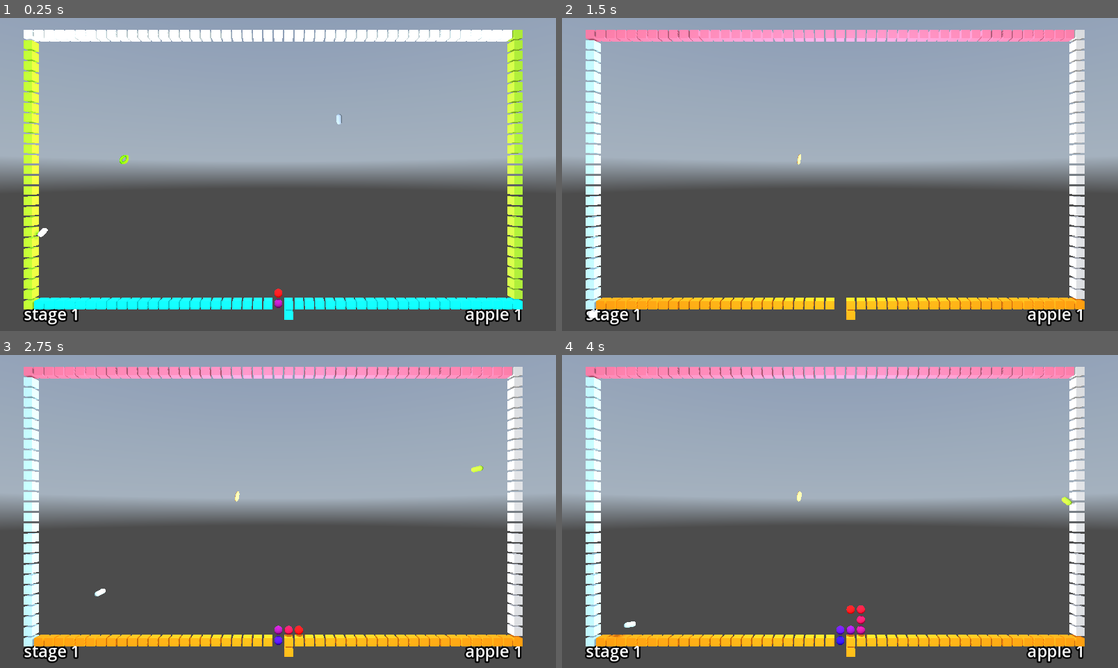
Above: before the commit, frames 1-4 (two rows, left to right).
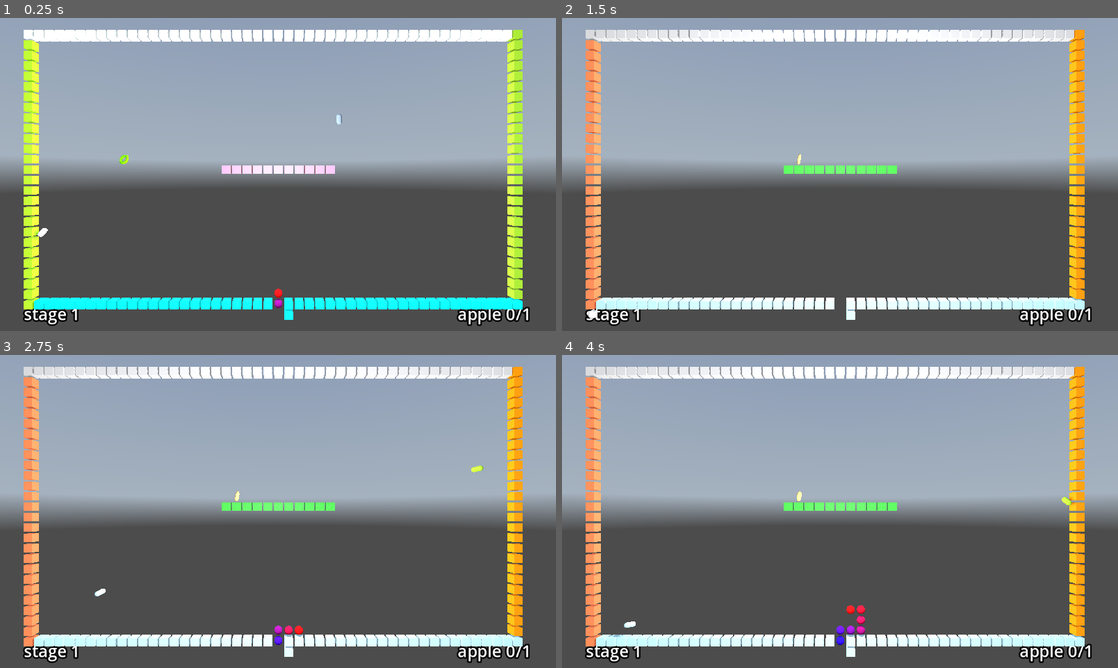
Above: after the commit, the same moments.

Repository: kasworld/gd4snakebyte3d
Game: Godot game, scene res://main.tscn
The game is run twice, just before and just after one commit, with the same random seed, the same clock (stepped at 60 frames per second) and the same inputs. A sky picture missing from this copy of the repository is replaced by a grey-blue gradient.
Inputs (mouse positions are in pixels of both pictures, inside the frame that each line leads up to):
- Up to frame 1 (0.25 s): no input
- Up to frame 2 (1.5 s): tap Enter at 0.5 s; move the mouse to (962, 158) at 0.52 s; hold Right 0.53-1.28 s; click (962, 158) at 0.67 s; move the mouse to (728, 190) at 1.27 s; hold Down from 1.28 s (still down)
- Up to frame 3 (2.75 s): move the mouse to (333, 442) at 2.02 s; release Down at 2.03 s; hold Right from 2.03 s (still down)
- Up to frame 4 (4 s): move the mouse to (812, 574) at 2.77 s; release Right at 2.78 s; hold Up 2.78-3.53 s; click (812, 574) at 2.92 s; move the mouse to (1006, 558) at 3.52 s; hold Left from 3.53 s (still down)

The runs differ from the first frame. In frame 1, 0.9% of the frame differs, in the area x 39-96%, y 47-99%; in frame 2, 11%; in frame 3, 11%, in the area x 4-96%, y 3-99%; in frame 4, 11%.

Commit message:
add StageWalls

Diff:
--- a/global/settings.gd
+++ b/global/settings.gd
@@ -11,21 +11,28 @@
 const AppleIncOnTimeOut := 3
 
 func vector2i_to_vector3(from :Vector2i) -> Vector3:
-	return Vector3(from.x,Settings.FieldHeight - from.y, 0)
+	return Vector3(from.x,FieldHeight - from.y, 0)
 
-const StartPos := Vector2i(Settings.FieldWidth/2, Settings.FieldHeight-1)
-const GoalPos := Vector2i(Settings.FieldWidth/2, 0)
+const StartPos := Vector2i(FieldWidth/2, FieldHeight-1)
+const GoalPos := Vector2i(FieldWidth/2, 0)
+
 var BounderyWalls = [
-	["hline", 0, Settings.FieldWidth-2, 0],
-	["vline", Settings.FieldWidth-1, 0, Settings.FieldHeight-2],
-	["hline", 1, Settings.FieldWidth-1, Settings.FieldHeight-1],
-	["vline", 0, 1, Settings.FieldHeight-1],
+	["hline", 0, FieldWidth-2, 0],
+	["vline", FieldWidth-1, 0, FieldHeight-2],
+	["hline", 1, FieldWidth-1, FieldHeight-1],
+	["vline", 0, 1, FieldHeight-1],
 ]
-var Stage1Walls = [
-	["hline", 5, Settings.FieldWidth/2-2, Settings.FieldHeight/2],
-	["hline", Settings.FieldWidth/2+2, Settings.FieldWidth-1-5, Settings.FieldHeight/2],
-	["vline", Settings.FieldWidth/2, 5, Settings.FieldHeight/2-2],
-	["vline", Settings.FieldWidth/2, Settings.FieldHeight/2+2, Settings.FieldHeight-1-5],
+var StageWalls = [
+	[],
+	[
+		["hline", FieldWidth/2-5, FieldWidth/2+5, FieldHeight/2],
+	],
+	[
+		["hline", 5, FieldWidth/2-2, FieldHeight/2],
+		["hline", FieldWidth/2+2, FieldWidth-1-5, FieldHeight/2],
+		["vline", FieldWidth/2, 5, FieldHeight/2-2],
+		["vline", FieldWidth/2, FieldHeight/2+2, FieldHeight-1-5],
+	],
 ]
 
 var LightColorList = NamedColorList.make_light_color_list()
--- a/main.gd
+++ b/main.gd
@@ -7,7 +7,7 @@
 	$Camera3D.position = Vector3(centerx, centery, Settings.FieldHeight)
 	$Camera3D.look_at(Vector3(centerx, centery, 0))
 	$OmniLight3D.position = Vector3(centerx, centery, Settings.FieldHeight/4)
-	$Stage.init(1, [])
+	$Stage.init(1, Settings.StageWalls[1])
 	$Stage.connect("stage_cleared", stage_cleared)
 
 func stage_cleared() -> void:
--- a/stage.gd
+++ b/stage.gd
@@ -30,6 +30,7 @@
 	$StageNumber.position.x = 2
 	$AppleNumber.position.x = Settings.FieldWidth - 3
 	$Timer.wait_time = Settings.FrameTime
+	apple_end_count = Settings.AppleCountPerStage
 	wall_script = w_script
 	new_snake()
 	return self
@@ -51,7 +52,7 @@
 		add_plum(i)
 	for i in 1:
 		add_apple()
-	apple_end_count = Settings.AppleCountPerStage
+	update_info_text	()
 	snake = snake_scene.instantiate()
 	add_child(snake)
 	snake.connect("eat_apple", snake_eat_apple)
@@ -64,12 +65,16 @@
 func snake_die() -> void:
 	new_snake()
 
+func update_info_text() -> void:
+	$AppleNumber.text = "apple %d/%d" % [apple_eat_count, apple_end_count]
+
 func snake_eat_apple(pos :Vector2i) -> void:
 	var ap = field.get_at(pos)
 	assert(ap is Apple, "eat not apple %s %s" %[ ap, pos])
 	ap.delete()
 	ap.queue_free()
 	apple_eat_count += 1
+	update_info_text	()
 	if apple_eat_count >= apple_end_count:
 		$Walls.open_goalpos()
 		return
